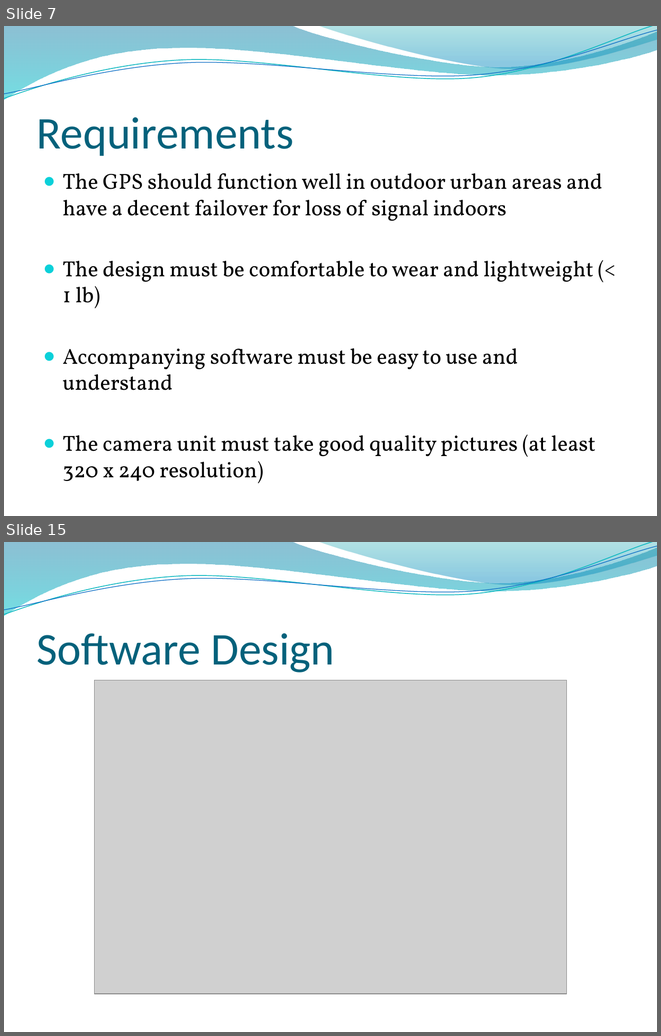
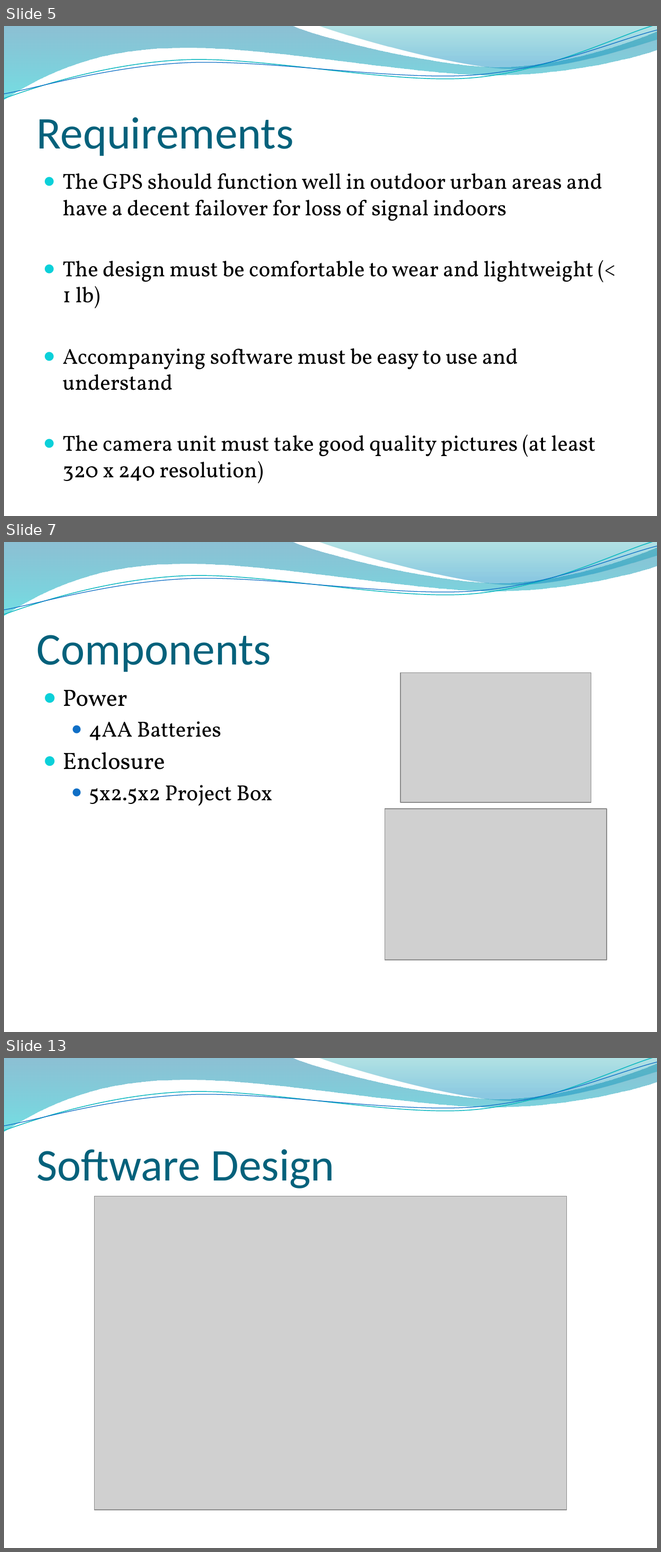
Before and after one commit to tasbal/cpsc483, a slide deck: MISC/Final Presentation.pptx. Shown one above the other, each under a label of ours: slides 7 and 15 before the commit, slides 5, 7 and 13 after it; the slides between them are not shown. The pictures are 661x1036 and 661x1552 pixels, drawn with LibreOffice and Linux fonts; fonts in the diff are those of the drawing; grey boxes stand for pictures; background and template pictures are left out. Boxes give left, top, right and bottom in pixels: in the first picture for what was removed or moved away, otherwise in the second. Text is boxed around its words. In the diff, an @@ line names an element or a change of style, - is before the commit and + after.

```diff
--- a/MISC/Final Presentation.pptx
+++ b/MISC/Final Presentation.pptx
@@ slide 7 added at (x1=4, y1=542, x2=657, y2=1032), background picture (left out); not listed: 4 template elements that a slide beside it also shows @@
@@ title added at (x1=37, y1=635, x2=272, y2=672), 50 pt, text #04617B @@
+Components
@@ picture added at (x1=400, y1=672, x2=591, y2=803) @@
@@ text added at (x1=63, y1=689, x2=272, y2=805), 24 pt, text #000000 @@
+● Power
+  ● 4AA Batteries
+● Enclosure
+  ● 5x2.5x2 Project Box
@@ picture added at (x1=385, y1=809, x2=607, y2=959) @@
@@ what was slide 7 is now slide 5 @@
@@ what was slide 15 is now slide 13 @@
```
Also in this commit, not shown: 8 slides changed, 1 other slide added, 6 slides removed, 1 other file.
